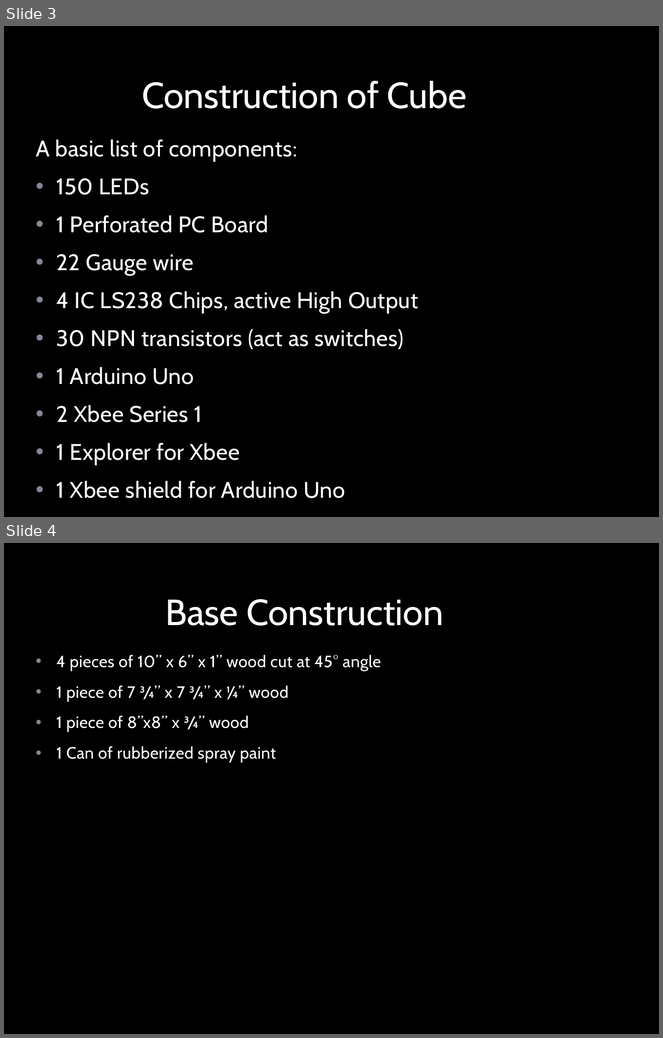
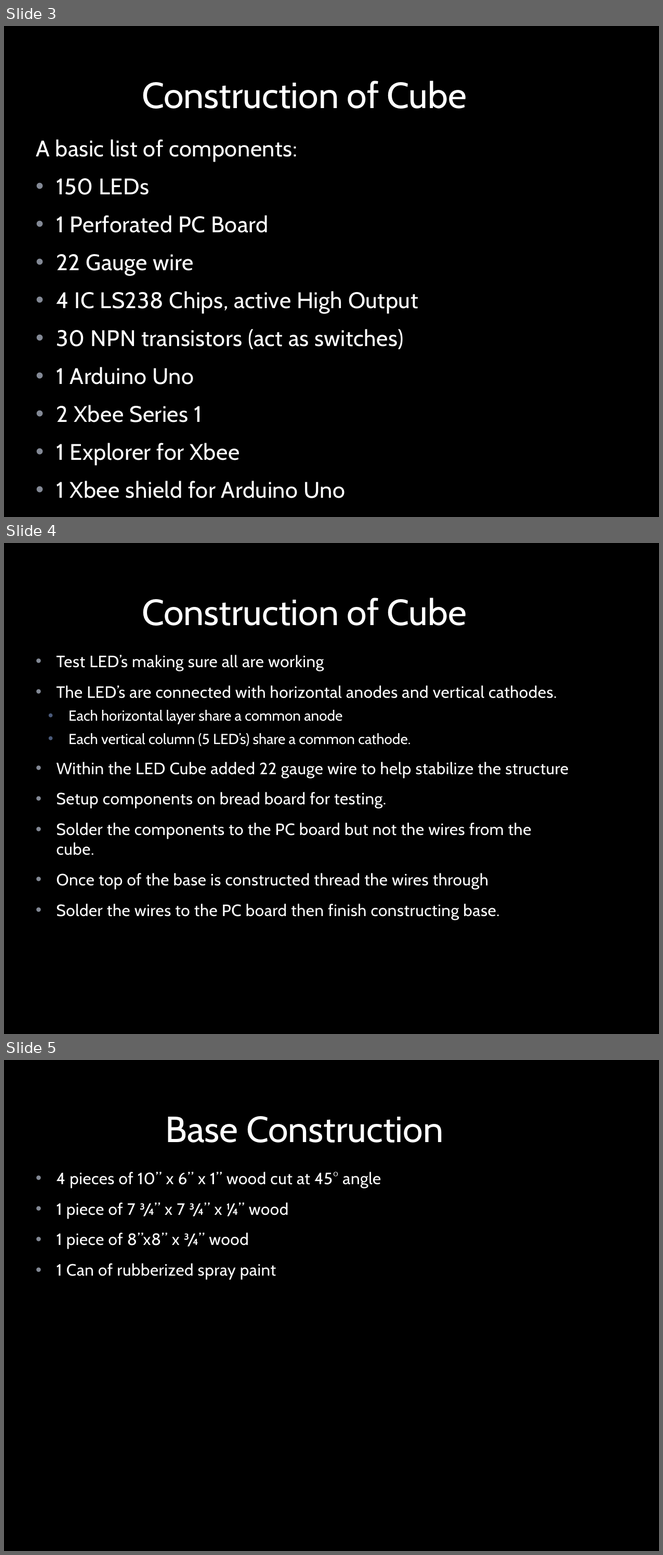
Before and after one commit to jjliang/5x5x5LEDCubeArduino, a slide deck: 5x5x5 LED Cube.pptx. Shown one above the other, each under a label of ours: slides 3 and 4 before the commit, slides 3, 4 and 5 after it. The pictures are 663x1038 and 663x1555 pixels, drawn with LibreOffice and Linux fonts; fonts in the diff are those of the drawing; background and template pictures are left out. Boxes give left, top, right and bottom in pixels: in the first picture for what was removed or moved away, otherwise in the second. Text is boxed around its words. In the diff, an @@ line names an element or a change of style, - is before the commit and + after.

```diff
--- a/5x5x5 LED Cube.pptx
+++ b/5x5x5 LED Cube.pptx
@@ slide 4 added at (x1=4, y1=543, x2=659, y2=1034), background picture (left out); not listed: 1 template element that a slide beside it also shows @@
@@ title added at (x1=142, y1=598, x2=467, y2=626), 40 pt, text #FFFFFF @@
+Construction of Cube
@@ text added at (x1=57, y1=655, x2=569, y2=920), 18 pt, text #FFFFFF @@
+• Test LED’s making sure all are working
+• The LED’s are connected with horizontal anodes and vertical cathodes.
+  • Each horizontal layer share a common anode
+  • Each vertical column (5 LED’s) share a common cathode.
+• Within the LED Cube added 22 gauge wire to help stabilize the structure
+• Setup components on bread board for testing.
+• Solder the components to the PC board but not the wires from the cube.
+• Once top of the base is constructed thread the wires through
+• Solder the wires to the PC board then finish constructing base.
@@ what was slide 4 is now slide 5 @@
```
Also in this commit, not shown: 10 slides changed, 2 other slides added.
